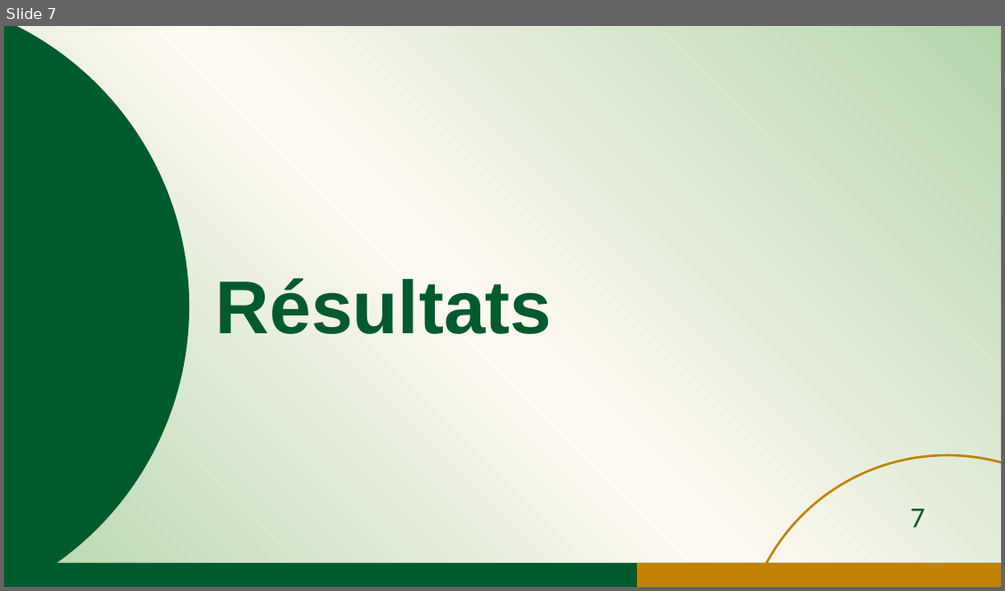
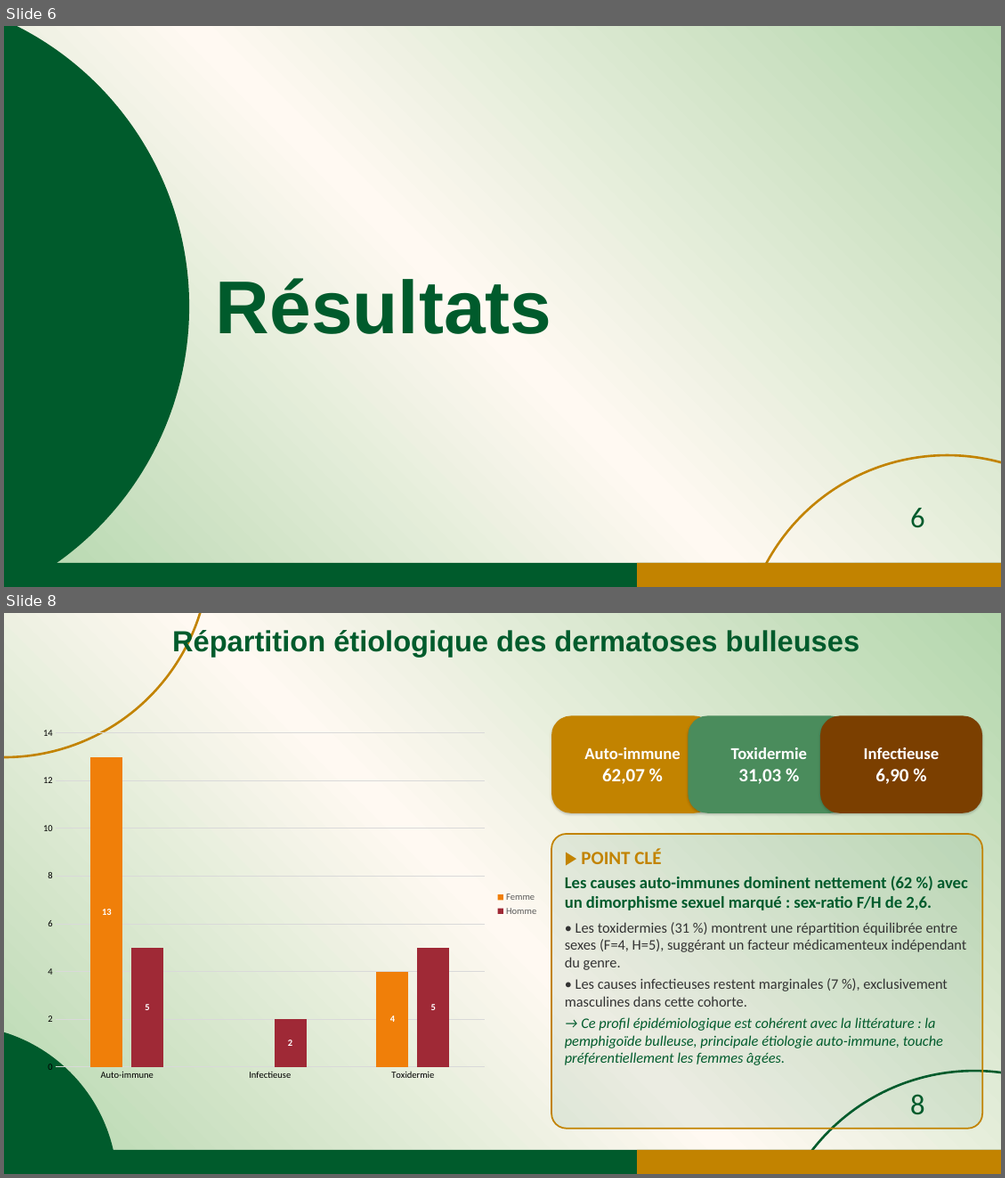
Before and after one commit to jicorporate/GFMP, a slide deck: Communication Orale_JDA1_sujets agés_30mai.pptx. Shown one above the other, each under a label of ours: slide 7 before the commit, slides 6 and 8 after it; the slides between them are not shown. The pictures are 1005x591 and 1005x1178 pixels, drawn with LibreOffice and Linux fonts; fonts in the diff are those of the drawing. Boxes give left, top, right and bottom in pixels: in the first picture for what was removed or moved away, otherwise in the second. Text is boxed around its words. In the diff, an @@ line names an element or a change of style, - is before the commit and + after.

Commit message:
git commit -m "feat: add new presentation and update dataset for dermatoses bulleuses

```diff
--- a/Communication Orale_JDA1_sujets agés_30mai.pptx
+++ b/Communication Orale_JDA1_sujets agés_30mai.pptx
@@ slide 8 added at (4, 613, 1001, 1174), background gradient #B3D6AC to #FFF9F2 @@
@@ ellipse added at (4, 613, 209, 757), outline #C28300 2.25 pt @@
@@ text added at (172, 628, 859, 657), 28 pt, text #005B2C, bold @@
+Répartition étiologique des dermatoses bulleuses
@@ rounded rectangle added at (551, 715, 713, 812), fill #C28300, 16 pt, text #FFFFFF, bold @@
+Auto-immune
+62,07 %
@@ rounded rectangle added at (688, 715, 850, 812), fill #4A8C5C, 16 pt, text #FFFFFF, bold @@
+Toxidermie
+31,03 %
@@ rounded rectangle added at (821, 715, 983, 812), fill #7B3F00, 16 pt, text #FFFFFF, bold @@
+Infectieuse
+6,90 %
@@ column chart added at (33, 720, 546, 1088) @@
+categories: Auto-immune, Infectieuse, Toxidermie
+Femme: 13, -, 4
+Homme: 5, 2, 5
@@ rounded rectangle added at (551, 834, 982, 1128), fill #005B2C at 8% opacity, outline #C28300 1.5 pt, 14 pt, text #005B2C @@
+▶ POINT CLÉ
+Les causes auto-immunes dominent nettement (62 %) avec un dimorphisme sexuel marqué : sex-ratio F/H de 2,6.
+• Les toxidermies (31 %) montrent une répartition équilibrée entre sexes (F=4, H=5), suggérant un facteur médicamenteux indépendant du genre.
+• Les causes infectieuses restent marginales (7 %), exclusivement masculines dans cette cohorte.
+→ Ce profil épidémiologique est cohérent avec la littérature : la pemphigoïde bulleuse, principale étiologie auto-immune, touche préférentiellement les femmes âgées.
@@ ellipse added at (4, 1025, 117, 1174), fill #005B2C @@
@@ ellipse added at (769, 1070, 1001, 1174), outline #005B2C 2.25 pt @@
@@ page number added at (910, 1094, 925, 1115), 28 pt, text #005B2C @@
+8
@@ rectangle added at (4, 1150, 1001, 1174), fill #005B2C @@
@@ rectangle added at (638, 1150, 1001, 1174), fill #C28300 @@
@@ what was slide 7 is now slide 6 @@
@@ page number at (910, 507, 925, 528): text changed @@
-7
+6
```
Also in this commit, not shown: 2 slides changed, 1 other slide added, 5 slides removed, 3 other files.
